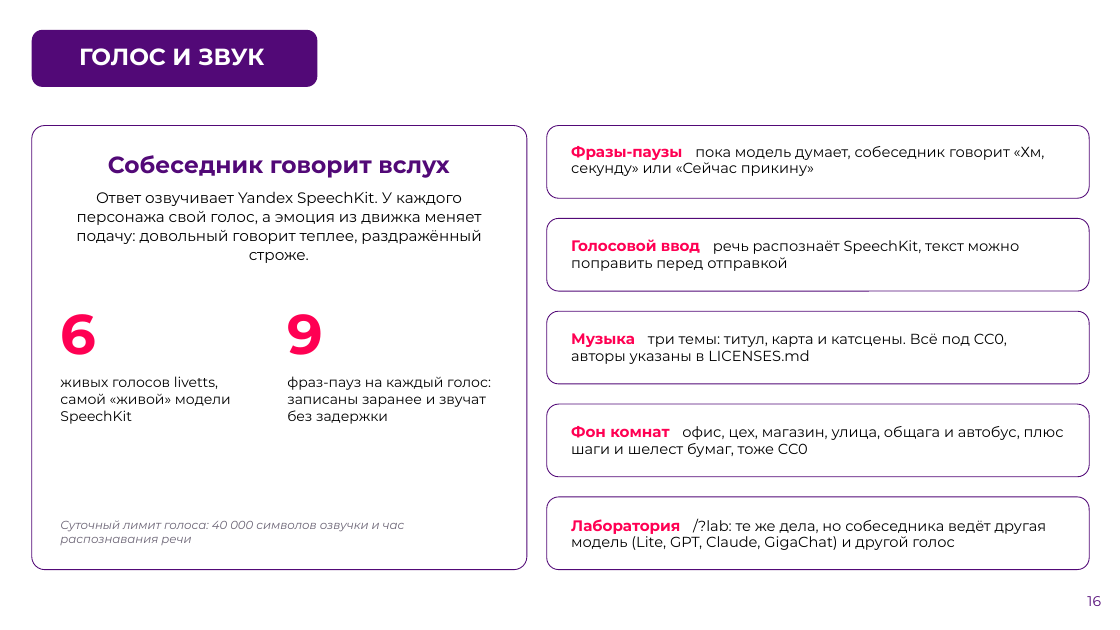
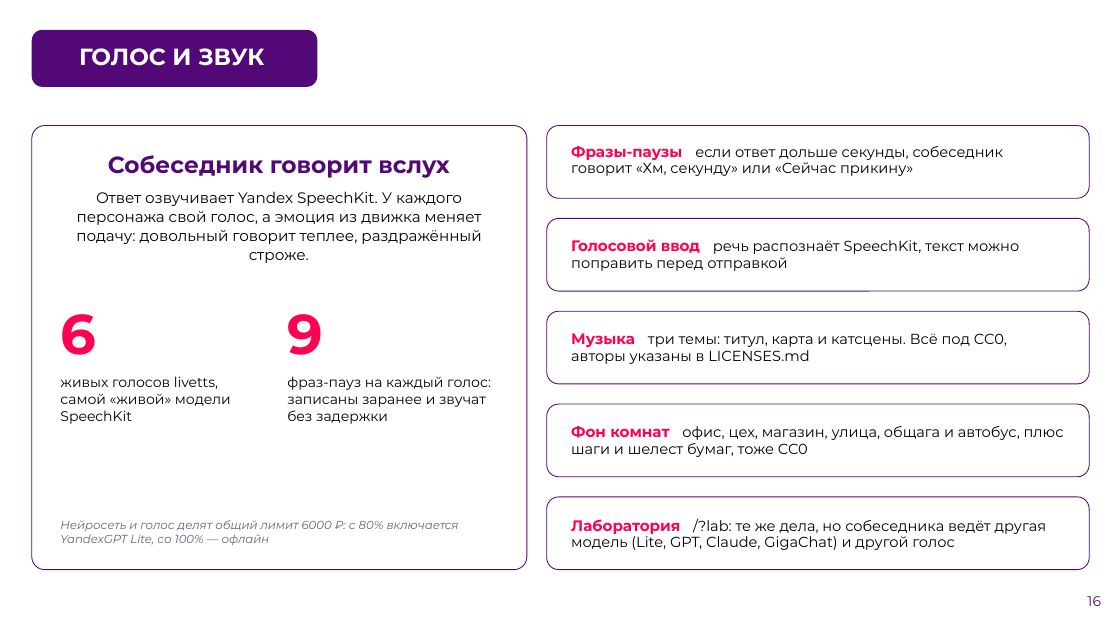
Before and after one commit to 57lol/arena-peregovorov, a slide deck: slide 16 of docs/presentation.pptx. Drawn at 1120x630 pixels with LibreOffice and Linux fonts; fonts in the diff are those of the drawing; background and template pictures are left out. Boxes give left, top, right and bottom in pixels: in the first picture for what was removed or moved away, otherwise in the second. Text is boxed around its words. In the diff, an @@ line names an element or a change of style, - is before the commit and + after.

Commit message:
Презентация: общий лимит 6000 ₽ на нейросеть и голос вместо суточного, фраза-пауза — если ответ дольше секунды, строка про демо-бюджет на слайде проверки

```diff
--- a/docs/presentation.pptx
+++ b/docs/presentation.pptx
@@ text at <box>571,146,1004,176</box>: text changed @@
-Фразы-паузы пока модель думает, собеседник говорит «Хм, секунду» или «Сейчас прикину»
+Фразы-паузы если ответ дольше секунды, собеседник говорит «Хм, секунду» или «Сейчас прикину»
@@ text at <box>60,520,459,545</box>: text changed @@
-Суточный лимит голоса: 40 000 символов озвучки и час распознавания речи
+Нейросеть и голос делят общий лимит 6000 ₽: с 80% включается YandexGPT Lite, со 100% — офлайн
```
Also in this commit, not shown: 3 other slides changed, 1 other file.
